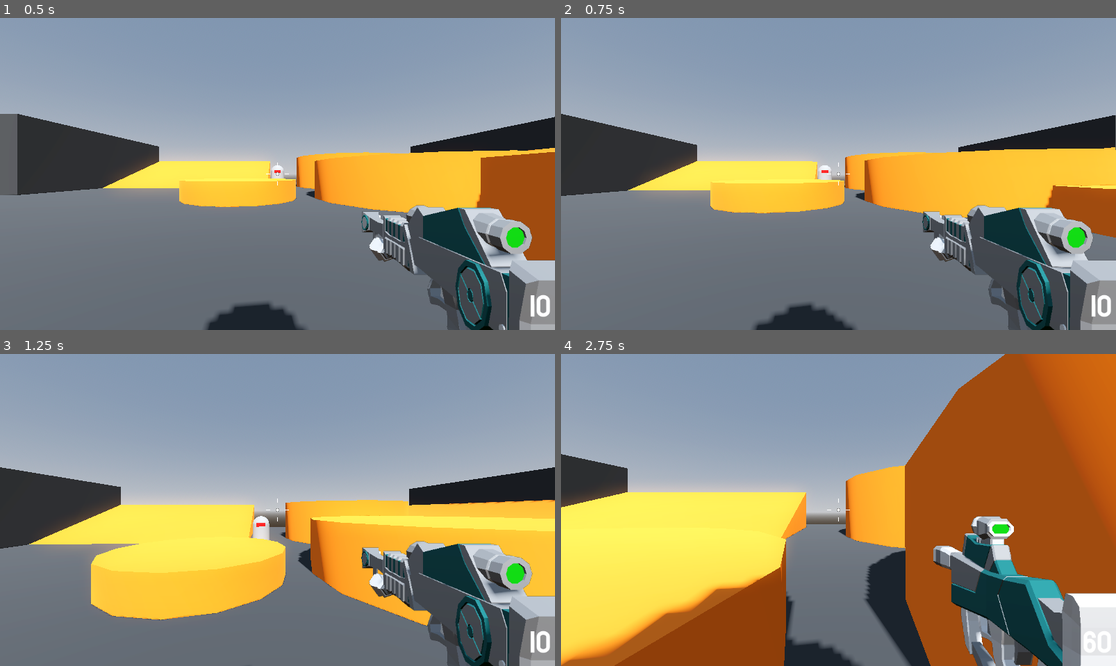
Above: before the commit, frames 1-4 (two rows, left to right).
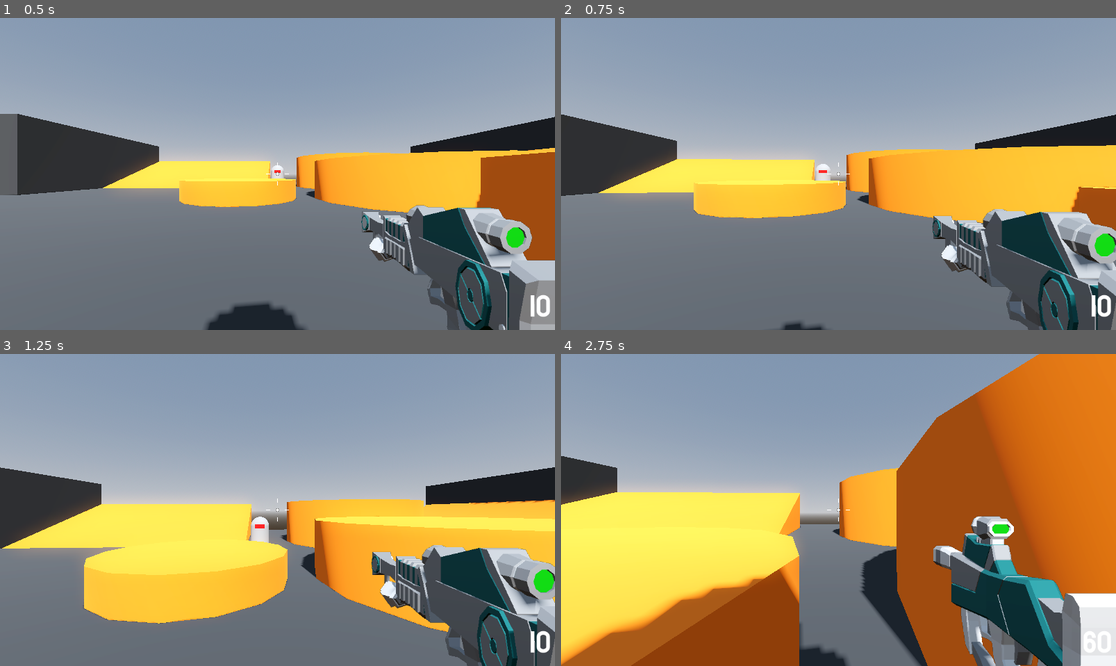
Above: after the commit, the same moments.

Repository: niamh-d/godot-3d-fps
Game: Godot game, scene res://Levels/sandbox.tscn
Same seed, same stepped clock (60 frames per second), same inputs: the game is played once before the commit and once after it.
Inputs (mouse positions are in pixels of both pictures, inside the frame that each line leads up to):
- Up to frame 1 (0.5 s): no input
- Up to frame 2 (0.75 s): tap Enter at 0.5 s; move the mouse to (866, 174) at 0.52 s; hold W (move_forward) from 0.53 s (still down); hold Right mouse button (aim, bound only after the commit) from 0.53 s (still down)
- Up to frame 3 (1.25 s): keep holding W (move_forward); keep holding Right mouse button (aim, bound only after the commit); tap Space (jump) at 0.77 s
- Up to frame 4 (2.75 s): keep holding W (move_forward); move the mouse to (810, 510) at 1.27 s; release Right mouse button (aim, bound only after the commit) at 1.28 s; click (810, 510) at 1.35 s; tap Space (jump) at 1.52 s; right-click (810, 510) at 1.55 s; move the mouse to (849, 503) at 2.02 s; hold Mouse wheel up (next_weapon) from 2.03 s (still down); right-click (849, 503) at 2.3 s

Frame 1 is identical in both runs. In frame 2, 11% of the frame differs, in the area x 0-100%, y 30-100%; in frame 3, 10%; in frame 4, 20%, in the area x 0-100%, y 0-100%.

Commit message:
zooming in with weapon

Diff:
--- a/Player/player.gd
+++ b/Player/player.gd
@@ -5,14 +5,20 @@
 @export var jump_height := 1.0
 @export var fall_multiplier: float = 2.5
 @export var max_hitpoints := 100
+@export var aim_multipler := 0.7
 
 @onready var camera_pivot: Node3D = $CameraPivot
 @onready var damage_animation_player: AnimationPlayer = $DamageTexture/DamageAnimationPlayer
 @onready var game_over_menu: GameOverMenu = $GameOverMenu
+@onready var smooth_camera: Camera3D = %SmoothCamera
+@onready var smooth_camera_default_fov := smooth_camera.fov
+@onready var weapon_camera: Camera3D = %WeaponCamera
+@onready var weapon_camera_default_fov = weapon_camera.fov
 
 var gravity: float = ProjectSettings.get_setting("physics/3d/default_gravity")
 
 var mouse_motion := Vector2.ZERO
+var mouse_sensitivity = 0.001
 
 var hitpoints: int = max_hitpoints:
 	set(val):
@@ -25,6 +31,12 @@
 
 func _ready() -> void:
 	Input.mouse_mode = Input.MOUSE_MODE_CAPTURED
+
+func _process(delta: float) -> void:
+	if player_is_aiming():
+		zoom_cameras(delta)
+	else:
+		reset_cameras(delta)
 
 func _physics_process(delta: float) -> void:
 	handle_camera_rotation()
@@ -46,6 +58,9 @@
 	if direction:
 		velocity.x = direction.x * speed
 		velocity.z = direction.z * speed
+		if player_is_aiming():
+			velocity.x *= aim_multipler
+			velocity.z += aim_multipler
 	else:
 		velocity.x = move_toward(velocity.x, 0, speed)
 		velocity.z = move_toward(velocity.z, 0, speed)
@@ -54,7 +69,10 @@
 
 func _input(event: InputEvent) -> void:
 	if event is InputEventMouseMotion && Input.mouse_mode == Input.MOUSE_MODE_CAPTURED:
-		mouse_motion = -event.relative * 0.001
+		mouse_motion = -event.relative * mouse_sensitivity
+		if player_is_aiming():
+			mouse_motion *= aim_multipler
+
 	if event.is_action_pressed("ui_cancel"):
 		Input.mouse_mode = Input.MOUSE_MODE_VISIBLE
 
@@ -67,3 +85,28 @@
 		90.0
 	)
 	mouse_motion = Vector2.ZERO
+
+func zoom_cameras(delta: float) -> void:
+	zoom_camera(smooth_camera, smooth_camera_default_fov, delta)
+	zoom_camera(weapon_camera, weapon_camera_default_fov, delta)
+
+func reset_cameras(delta: float) -> void:
+	reset_camera_fov(smooth_camera, smooth_camera_default_fov, delta)
+	reset_camera_fov(weapon_camera, weapon_camera_default_fov, delta)
+
+func zoom_camera(camera: Camera3D, default_fov: float, delta: float) -> void:
+	camera.fov = lerp(
+	default_fov,
+	default_fov * aim_multipler,
+	delta * 20.0
+	)
+
+func reset_camera_fov(camera: Camera3D, default_fov: float, delta: float) -> void:
+	camera.fov = lerp(
+	camera.fov,
+	default_fov,
+	delta * 30.0
+	)
+
+func player_is_aiming() -> bool:
+	return Input.is_action_pressed("aim")
--- a/Player/player.tscn
+++ b/Player/player.tscn
@@ -94,6 +94,7 @@
 transform = Transform3D(1, 0, 0, 0, 1, 0, 0, 0, 1, 0, 0.3, 0)
 
 [node name="SmoothCamera" type="Camera3D" parent="CameraPivot"]
+unique_name_in_owner = true
 transform = Transform3D(1, 0, 0, 0, 1, 0, 0, 0, 1, 0, 0.3, 0)
 top_level = true
 cull_mask = 1048573
@@ -117,6 +118,7 @@
 render_target_update_mode = 4
 
 [node name="WeaponCamera" type="Camera3D" parent="SubViewportContainer/SubViewport"]
+unique_name_in_owner = true
 transform = Transform3D(1, 0, 0, 0, 1, 0, 0, 0, 1, 0, 0.3, 0)
 cull_mask = 2
 fov = 40.0
--- a/project.godot
+++ b/project.godot
@@ -84,3 +84,8 @@
 "events": [Object(InputEventMouseButton,"resource_local_to_scene":false,"resource_name":"","device":-1,"window_id":0,"a …(266 unchanged characters)…
 ]
 }
+aim={
+"deadzone": 0.5,
+"events": [Object(InputEventMouseButton,"resource_local_to_scene":false,"resource_name":"","device":-1,"window_id":0,"alt_pressed":false,"shift_pressed":false,"ctrl_pressed":false,"meta_pressed":false,"button_mask":2,"position":Vector2(138, 36),"global_position":Vector2(157, 127),"factor":1.0,"button_index":2,"canceled":false,"pressed":true,"double_click":false,"script":null)
+]
+}
